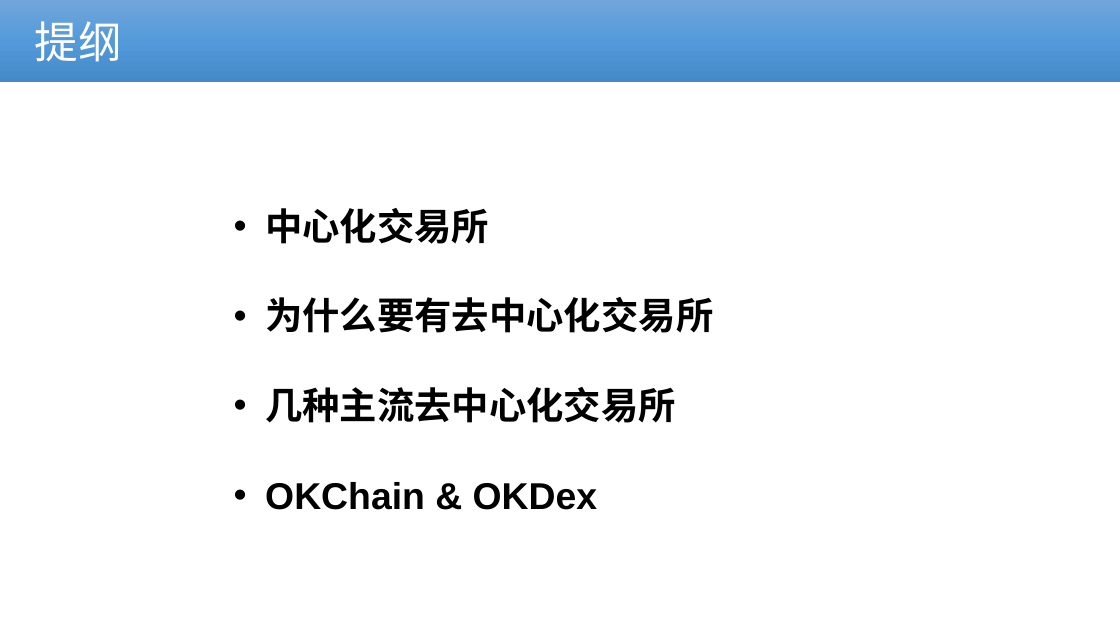
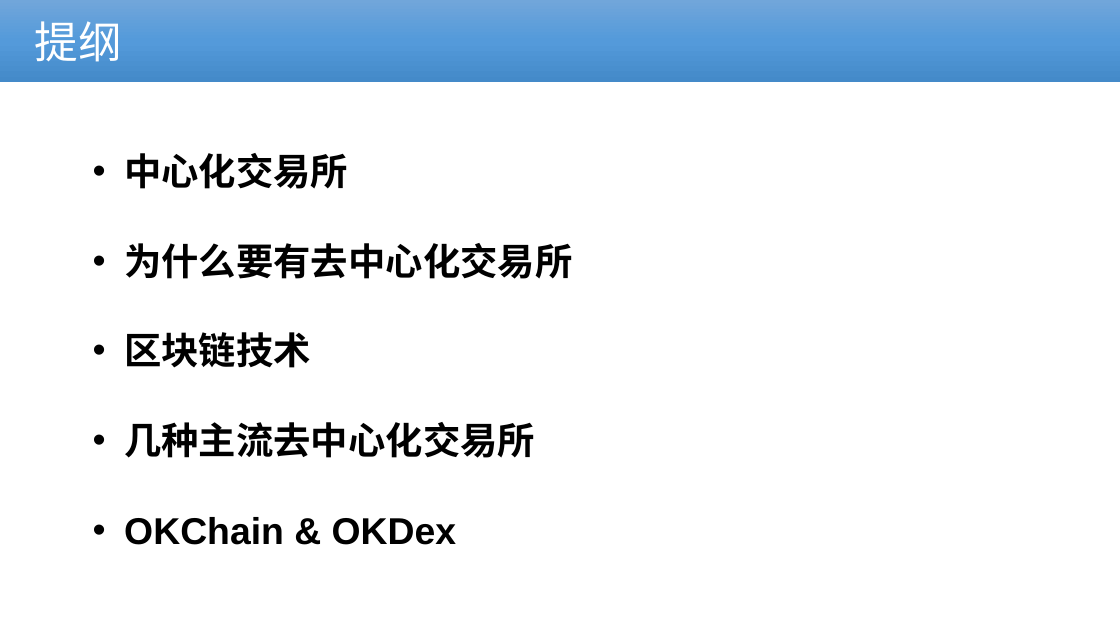
Before and after one commit to cmdpos/gaia, a slide deck: slide 2 of ppt/blockchain-dex.pptx. Drawn at 1120x630 pixels with LibreOffice and Linux fonts; fonts in the diff are those of the drawing; background and template pictures are left out. Boxes give left, top, right and bottom in pixels: in the first picture for what was removed or moved away, otherwise in the second. Text is boxed around its words. In the diff, an @@ line names an element or a change of style, - is before the commit and + after.

```diff
--- a/ppt/blockchain-dex.pptx
+++ b/ppt/blockchain-dex.pptx
@@ text "中心化交易所": place and size @@
-text "中心化交易所" at [265,208,713,510]
+text "中心化交易所" at [124,153,572,545]
@@ text at [124,332,311,368]: paragraph added @@
+• 区块链技术
```
Also in this commit, not shown: 3 other slides changed, 13 slides added, 13 slides removed, 1 other file.
